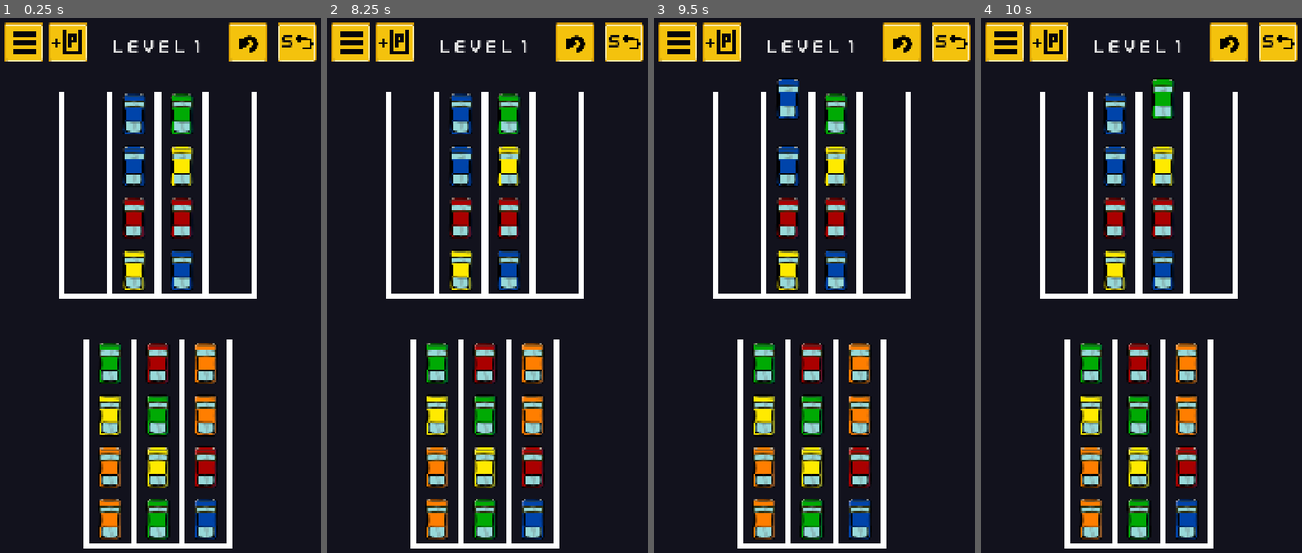
Above: before the commit, frames 1-4 (left to right).
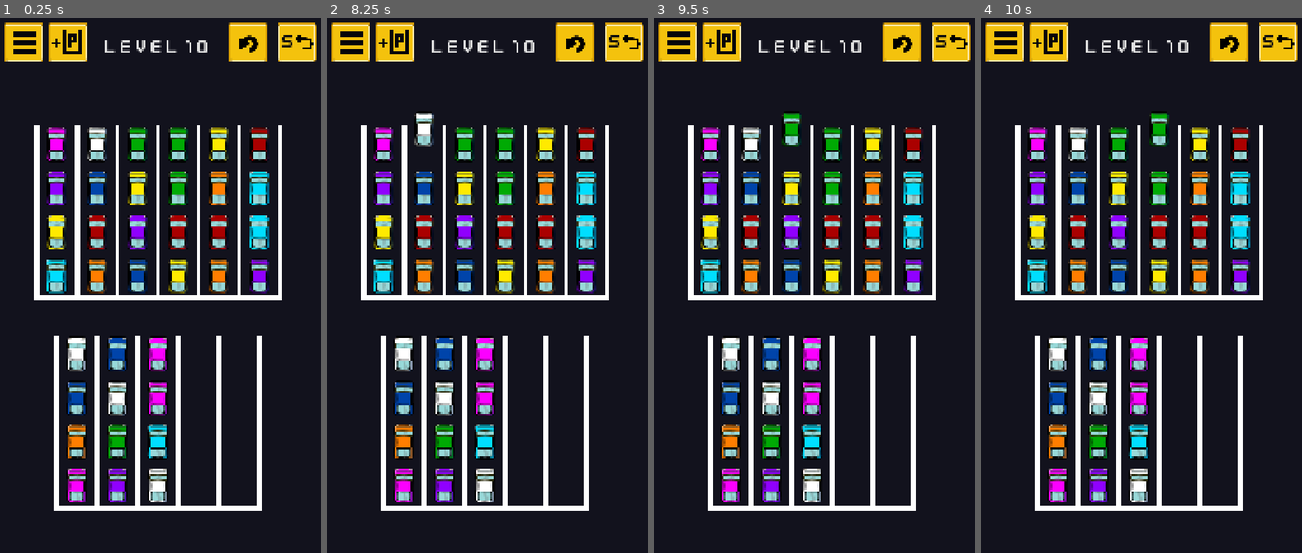
Above: after the commit, the same moments.

Repository: SamiErenBayhan/GodotBallSortPuzzle
Game: Godot game, scene res://Scenes/main.tscn
Two runs of this game, one before a commit and one after it. Both use one fixed random seed, a clock stepped at 60 frames per second and the inputs below.
Inputs (mouse positions are in pixels of both pictures, inside the frame that each line leads up to):
- Up to frame 1 (0.25 s): no input
- Up to frame 2 (8.25 s): click (574, 44) at 0.5 s; click (574, 44) at 1.25 s; click (574, 44) at 2 s; click "5" at 2.75 s; click (394, 44) at 3.5 s; click "5" at 4.25 s; click (394, 44) at 5 s; click "5" at 5.75 s; click (394, 44) at 6.5 s; click (349, 44) at 7.25 s; tap Enter at 8 s; move the mouse to (413, 194) at 8.02 s; click (413, 194) at 8.17 s
- Up to frame 3 (9.5 s): tap Space at 8.75 s; move the mouse to (788, 194) at 8.77 s; click (788, 194) at 8.92 s
- Up to frame 4 (10 s): tap Enter at 9.5 s; move the mouse to (1163, 194) at 9.52 s; click (1163, 194) at 9.67 s

The runs differ from the first frame. In frame 1, 30% of the frame differs, in the area x 10-88%, y 4-100%; in frame 2, 30%; in frame 3, 30%; in frame 4, 30%.

Commit message:
Update main.gd

Diff:
--- a/Scripts/main.gd
+++ b/Scripts/main.gd
@@ -13,13 +13,13 @@
 const TRANSIT_MARGIN: float = 340.0
 const TOP_MARGIN: float = 150.0 # üst boşluk
 const BOTTOM_MARGIN: float = 80.0 # alt boşluk
-const SIDE_MARGIN: float = 20.0
+const SIDE_MARGIN: float = 50.0
 const MAX_COLUMNS_CAP: int = 6 # bir satırda olabilecek en fazla tüp
 const COL_GAP_RATIO: float = -0.1 # tüpler arası yatay boşluk tüp genişliğinin oranı
 const ROW_GAP_RATIO: float = 0.1 # satırlar arası dikey boşluk
 const SIDE_LANE_RATIO: float = 0.6 # her kenarda tüp genişliği kadar araba geçiş şeridi
 const MIN_SCALE: float = 0.5
-const MAX_SCALE: float = 1.4
+const MAX_SCALE: float = 1.3
 
 const CAR_COLORS = {
 	"Red":preload("res://Assets/cars/Red.png"),
@@ -33,7 +33,7 @@
 	"Turquoise": preload("res://Assets/cars/Turquoise.png")
 }
 
-var current_level : int = 1
+var current_level : int = 10
 var selected_tube = null
 var balls_in_transit: Array = []
 var move_history: Array = []
